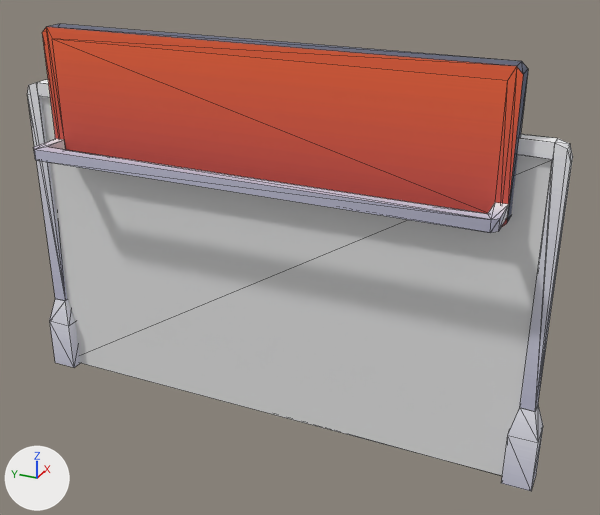
Renders of the glTF model assets/asset_packs/kenney/cityroads/func/func-finish.glb from each side of a commit.
Before and after are seen from a 50 mm camera at (-1.577, -0.602, 0.942) aimed at (-0.389, -0.067, 0.348). The lights are fixed; the arrows at lower left show +X, +Y and +Z. The picture after the commit comes second. Mesh edges are drawn as thin lines. Vertices at exactly the same position are counted once.

Script lines for the objects in view, before the commit:
```python
me_cube = bpy.data.meshes.new('Cube')
me_cube.from_pydata(...)  # a box spanning x -0.38..-0.37, y -0.479..0.479, z 0.0..0.582
me_sign_highway_wide = bpy.data.meshes.new('sign-highway-wide')
me_sign_highway_wide.from_pydata(...)  # 92 vertices, 144 faces; spans x -0.107..0.025, y -0.5..0.5, z 0.0..0.707
me_sign_highway_wide.materials.append(mat_colormap_002)  # picture img_colormap
ob_finish = bpy.data.objects.new('finish', me_sign_highway_wide)
ob_finish.location = (-0.375, 0.0, 0.0)
ob_finishhitbox = bpy.data.objects.new('finishHitbox', me_cube)
ob_finishhitbox.location = (0.0, 0.0, 0.0)
```
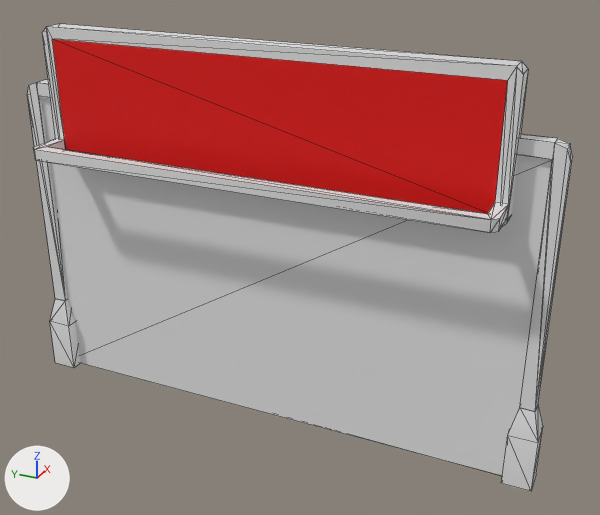
The change, as a list of edits to the scene's bpy script:
```text
Add mat_material:
    mat_material = principled_material('Material')
    mat_material.base_color = (0.8, 0.8, 0.8)  # white #e7e7e7
Add mat_material_001:
    mat_material_001 = principled_material('Material.001')
    mat_material_001.base_color = (0.8, 0.00154, 0.0)  # red #e70500
Change me_sign_highway_wide:
    where me_sign_highway_wide.from_pydata(...)  # 92 vertices, 144 faces; spans x -0.107..0.025, y -0.5..0.5, z 0.0..0.707
    used by ob_finish; location = (-0.375, 0.0, 0.0)
    me_sign_highway_wide part 1: 142 of the faces centred in x -0.107..0.025, y -0.5..0.5, z 0.0..0.707 switch from mat_colormap_002 (picture img_colormap) to mat_material (white #e7e7e7)
    me_sign_highway_wide part 2: all 2 faces centred in x -0.038, y -0.131..0.131, z 0.554..0.621 switch from mat_colormap_002 (picture img_colormap) to mat_material_001 (red #e70500)
    me_sign_highway_wide part 3: texture (UV) coordinates of 144 of 144 faces, centred in x -0.107..0.025, y -0.5..0.5, z 0.0..0.707, changed; they spanned u 0.22..0.97, v 0.02..0.48 and now span u 0.0..0.96, v 0.0..1.0
```

Boxes (x1, y1, x2, y2) around the edits, measured in the pictures (600 x 515 px):
'finish', recoloured, surface changed: (27, 24, 572, 491) in both
part 1 of me_sign_highway_wide, recoloured: (27, 24, 573, 491) in both
part 2 of me_sign_highway_wide, recoloured (darker): (52, 39, 508, 214) in both
part 3 of me_sign_highway_wide, surface changed: (27, 24, 573, 491) in both
